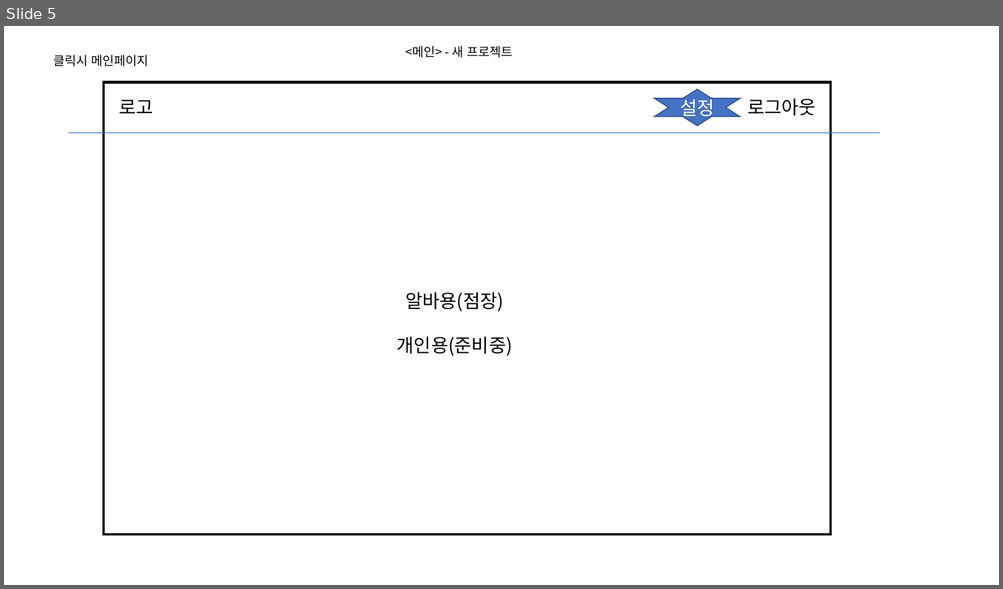
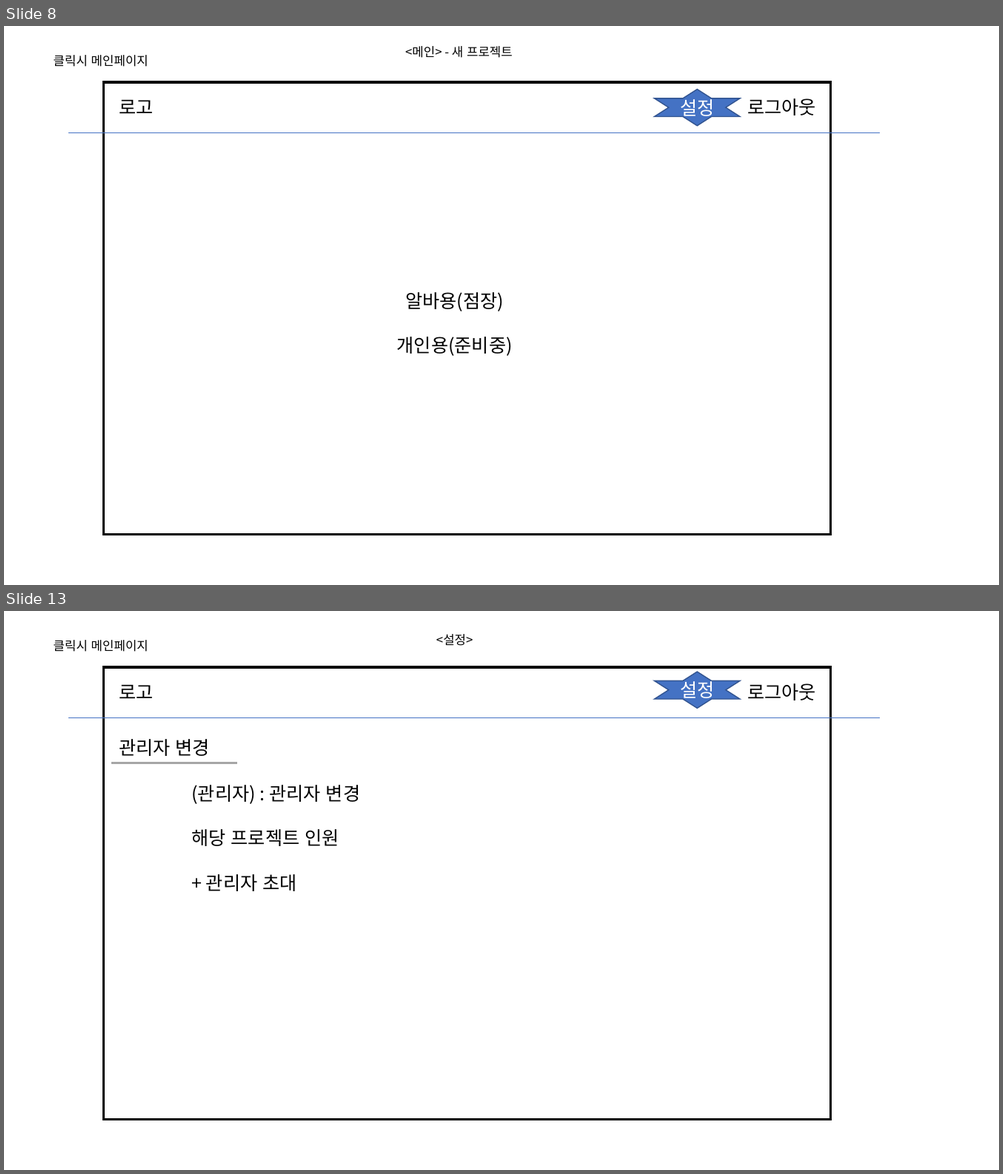
Before and after one commit to supersfel/ArbeitDiary, a slide deck: 화면.pptx. Shown one above the other, each under a label of ours: slide 5 before the commit, slides 8 and 13 after it; the slides between them are not shown. The pictures are 1003x589 and 1003x1174 pixels, drawn with LibreOffice and Linux fonts; fonts in the diff are those of the drawing. Boxes give left, top, right and bottom in pixels: in the first picture for what was removed or moved away, otherwise in the second. Text is boxed around its words. In the diff, an @@ line names an element or a change of style, - is before the commit and + after.

```diff
--- a/화면.pptx
+++ b/화면.pptx
@@ slide 13 added at box(4, 611, 999, 1170), background #FFFFFF @@
@@ text added at box(54, 640, 148, 652), 12 pt, text #000000 @@
+클릭시 메인페이지
@@ text added at box(436, 634, 473, 646), 12 pt, text #000000 @@
+<설정>
@@ rectangle added at box(103, 667, 831, 1120), outline #000000 2.25 pt @@
@@ star added at box(654, 672, 740, 708), fill #4472C4, outline #325491 1 pt, 18 pt, text #FFFFFF @@
+설정
@@ text added at box(119, 685, 153, 698), 18 pt, text #000000 @@
+로고
@@ text added at box(747, 684, 816, 701), 18 pt, text #000000 @@
+로그아웃
@@ line added from (68, 718) to (880, 718), #4472C4 0.5 pt @@
@@ text added at box(119, 739, 210, 756), 18 pt, text #000000 @@
+관리자 변경
@@ line added from (111, 763) to (238, 763), #A6A6A6 1.75 pt @@
@@ text added at box(191, 785, 360, 891), 18 pt, text #000000 @@
+(관리자) : 관리자 변경
+해당 프로젝트 인원
++ 관리자 초대
@@ what was slide 5 is now slide 8 @@
```
Also in this commit, not shown: 5 slides changed, 3 other slides added.
